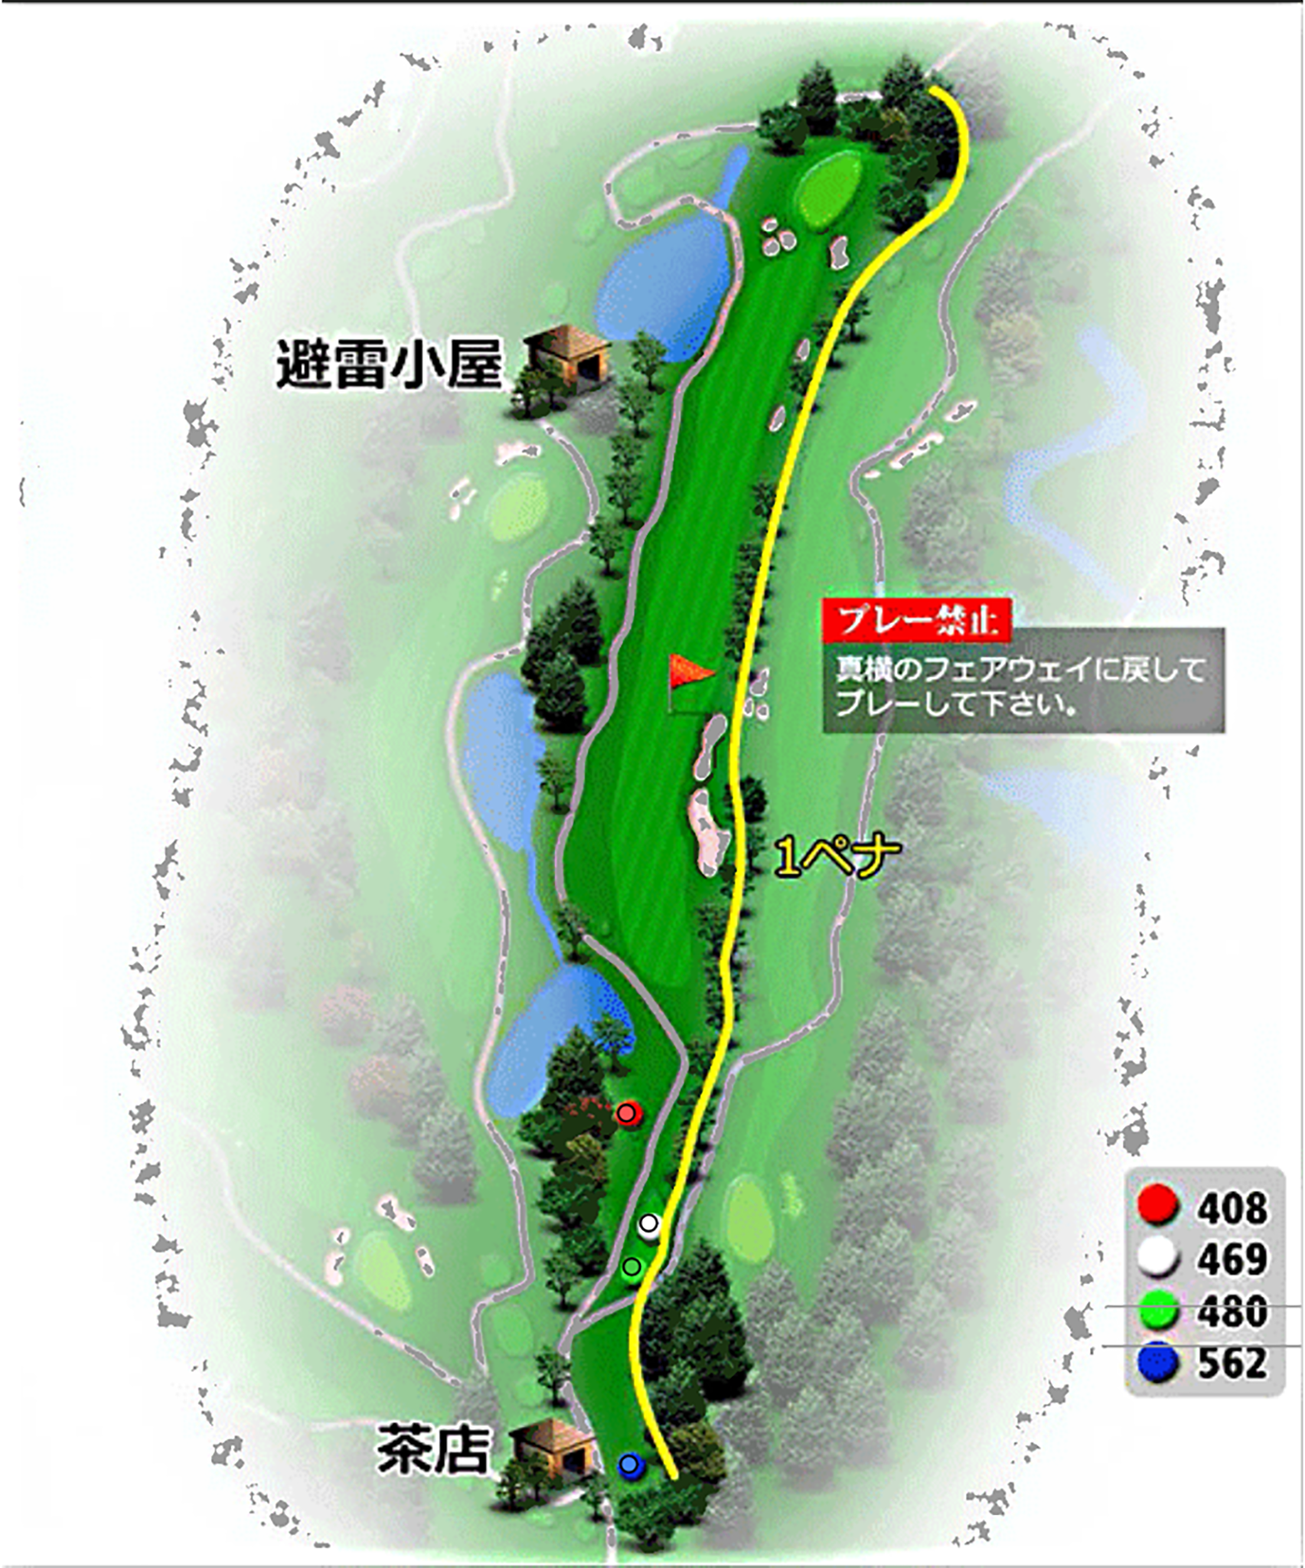
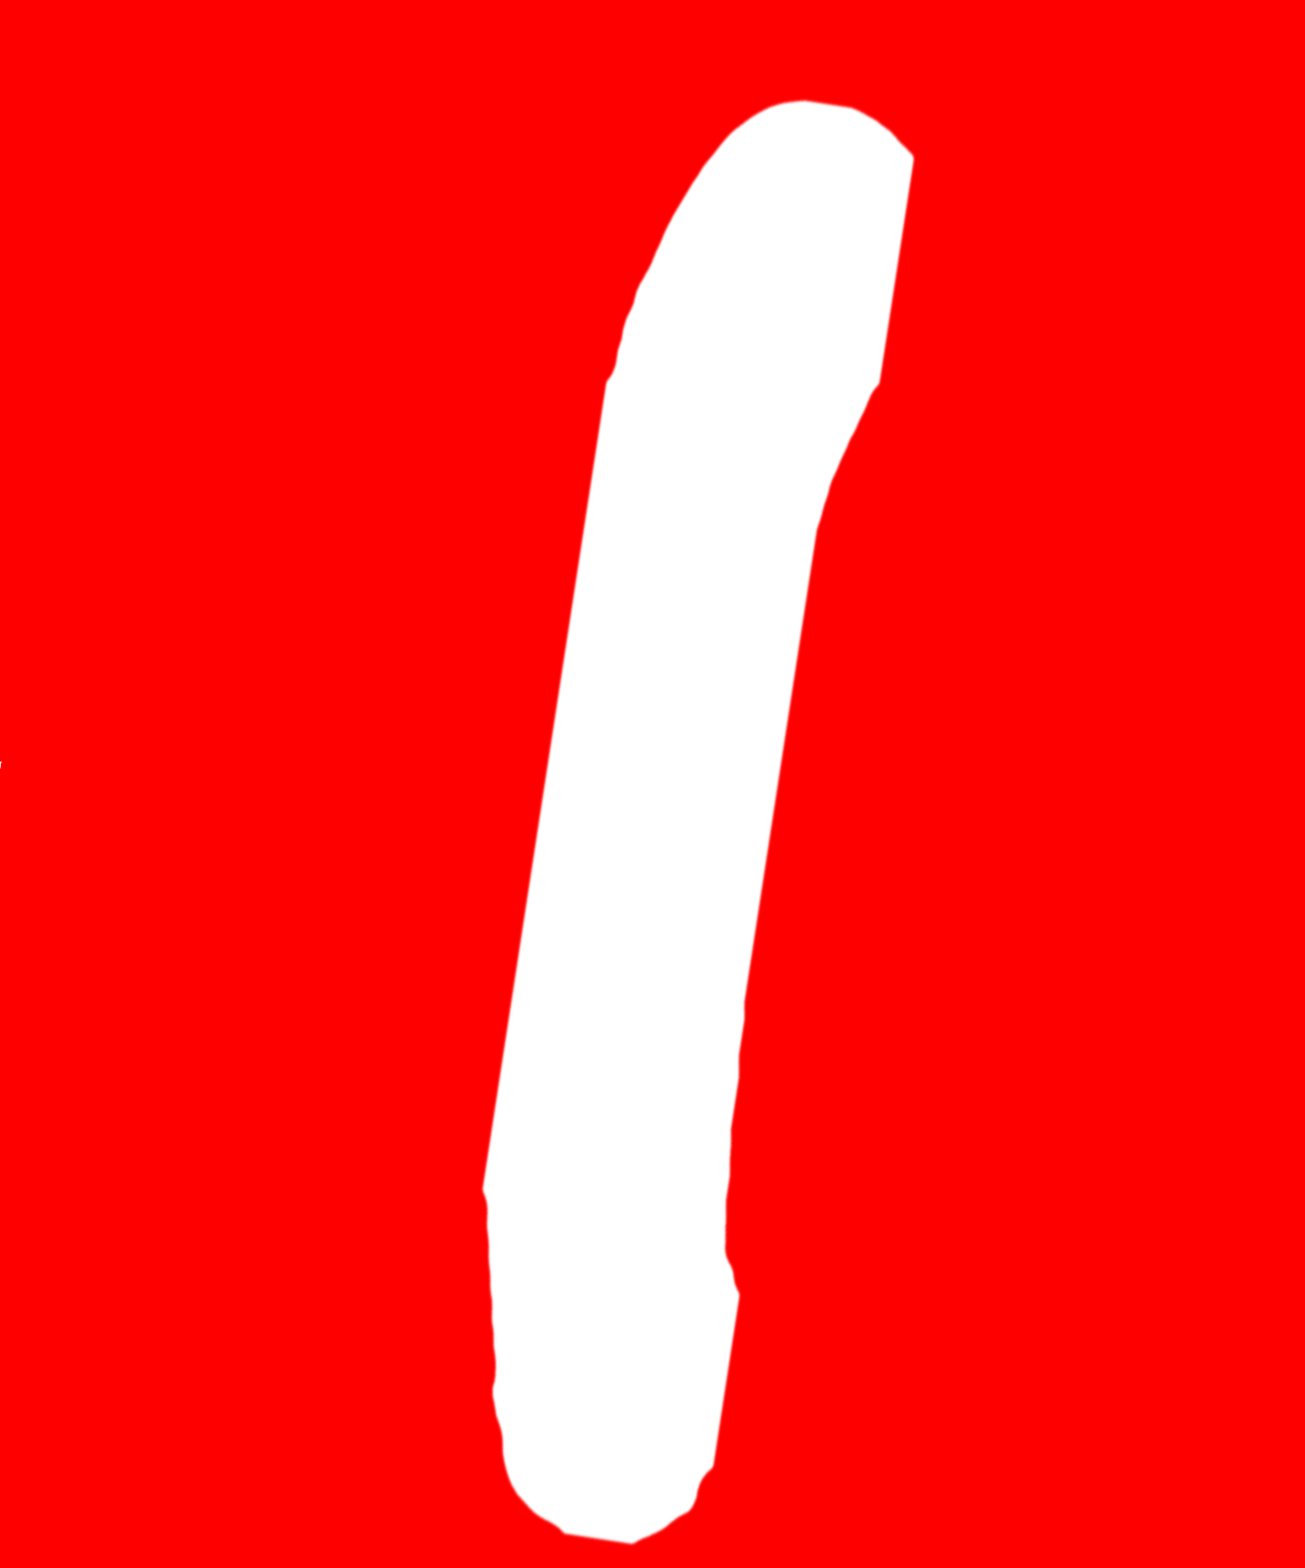
Two versions of the same layered image (1305x1568). Layer-by-layer changes:
added layer "Lomond08-NewOB" above "OB" over [0, 0, 1305, 1568]
hid "Canvas" over [0, 0, 1305, 1568]